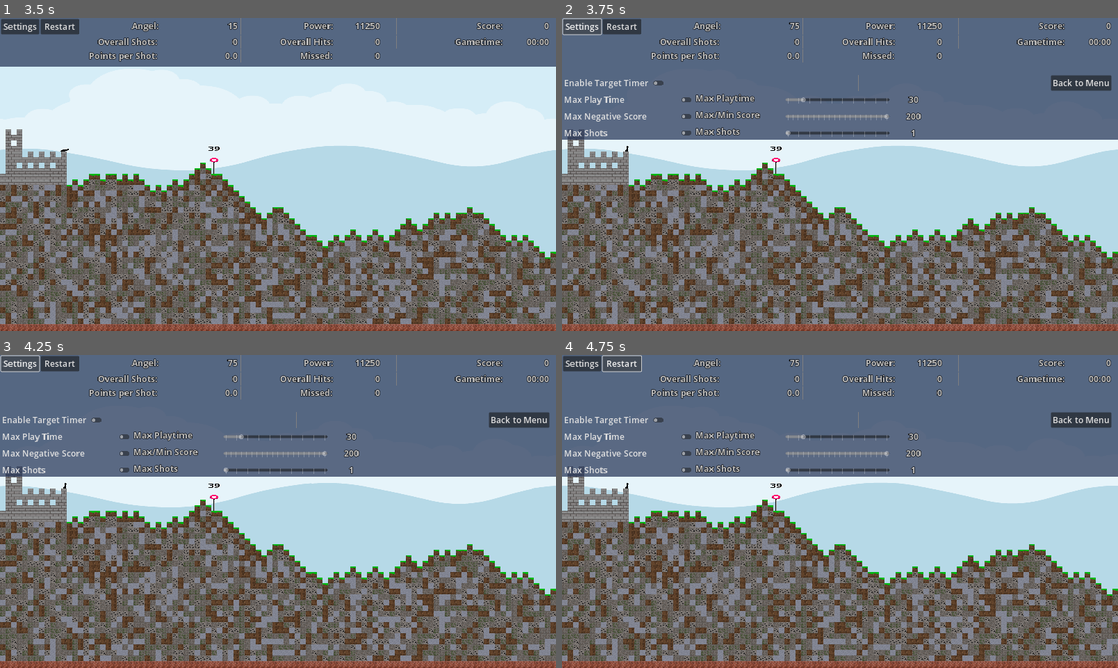
Above: before the commit, frames 1-4 (two rows, left to right).
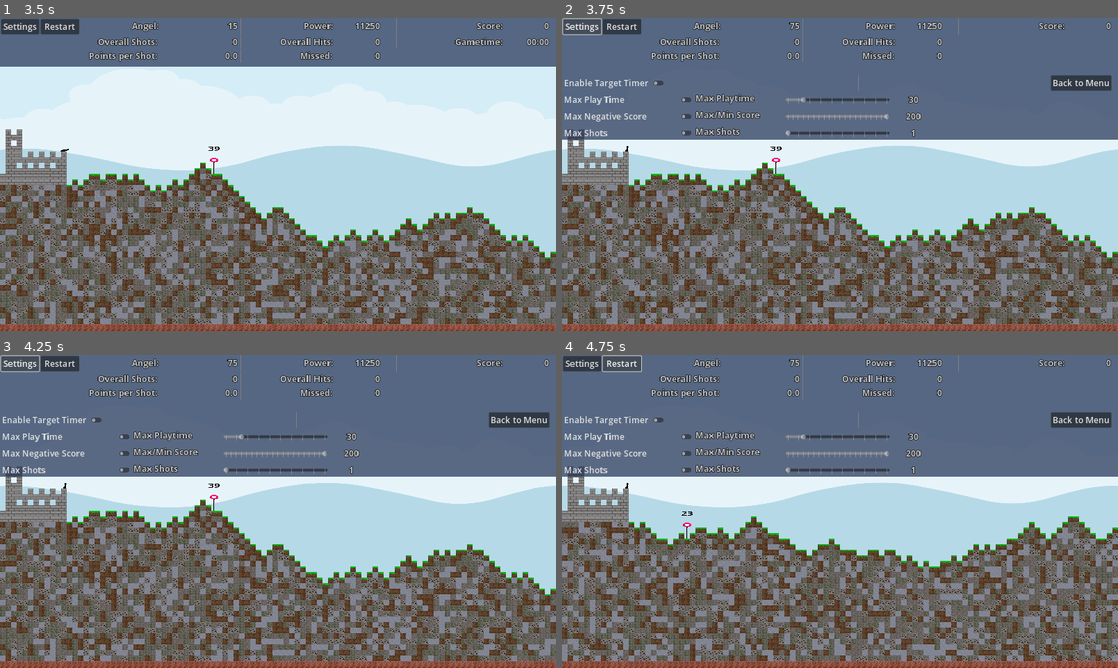
Above: after the commit, the same moments.

Repository: Coding-4Fun/Just4Fun_Mini_Shootergame
Game: Godot game, scene res://UI/MainMenuUI/MainMenuUI.tscn
Two runs of this game, one before a commit and one after it. Both use one fixed random seed, a clock stepped at 60 frames per second and the inputs below.
Inputs:
- Up to frame 1 (3.5 s): click "Play" at 0.5 s; click "Max Play Time" at 1.25 s; click "Max Play Time" at 2 s; click "Start Game" at 2.75 s
- Up to frame 2 (3.75 s): click "Settings" at 3.5 s
- Up to frame 3 (4.25 s): no input
- Up to frame 4 (4.75 s): click "Restart" at 4.25 s

Frame 1 is identical in both runs. In frame 2, 0.2% of the frame differs, in the area x 71-99%, y 5-10%; in frame 3, 0.2%; in frame 4, 29%, in the area x 0-100%, y 5-98%.
Error before the commit: Invalid access to property or key 'Game' on a base object of type 'Dictionary'. (res://UI/InGameUI/ingameui.gd:50)

Commit message:
Rem: Remove reference for Ingame Settings UI

Diff:
--- a/UI/InGameUI/ingameui.gd
+++ b/UI/InGameUI/ingameui.gd
@@ -46,8 +46,6 @@
 	$BoxContainer/HBoxHudTop/hBoxScore/labScore.text = str(_score)
 	$BoxContainer/HBoxHudTop/hBoxPower/labPower.text = str(test.min_velocity)
 	$BoxContainer/HBoxHudBottom/hBoxPointsPerShot/labPointsPerShots.text = "0.0"
-
-	$BoxContainer/VBoxSetting/hBoxOptions/buttSwitchTargetTimer.button_pressed = Config.config_data["Game"]["DummyTarget"]["TimerEnabled"]
 
 	GSM.GameTimeTextLabel = GameHudUI.get_node("hBoxGametimer/labelGameTime")
 	GSM.GameTimerTimeElapsed = 0
@@ -109,7 +107,7 @@
 	else:
 		background.size.y = _backgroundMin.x
 
-	if Config.config_data["Game"]["Condition"]["MaxGameTimeEnabled"] == true and OptionUI.visible == false:
+	if Config.get_configdata_value("GameConditionMaxGameTimeEnabled") == true and OptionUI.visible == false:
 		GSM.GameTimer.start()
 
 	$"BoxContainer/HBoxHudMiddle/hBoxGametimer".visible = !GSM.GameTimer.is_stopped()
